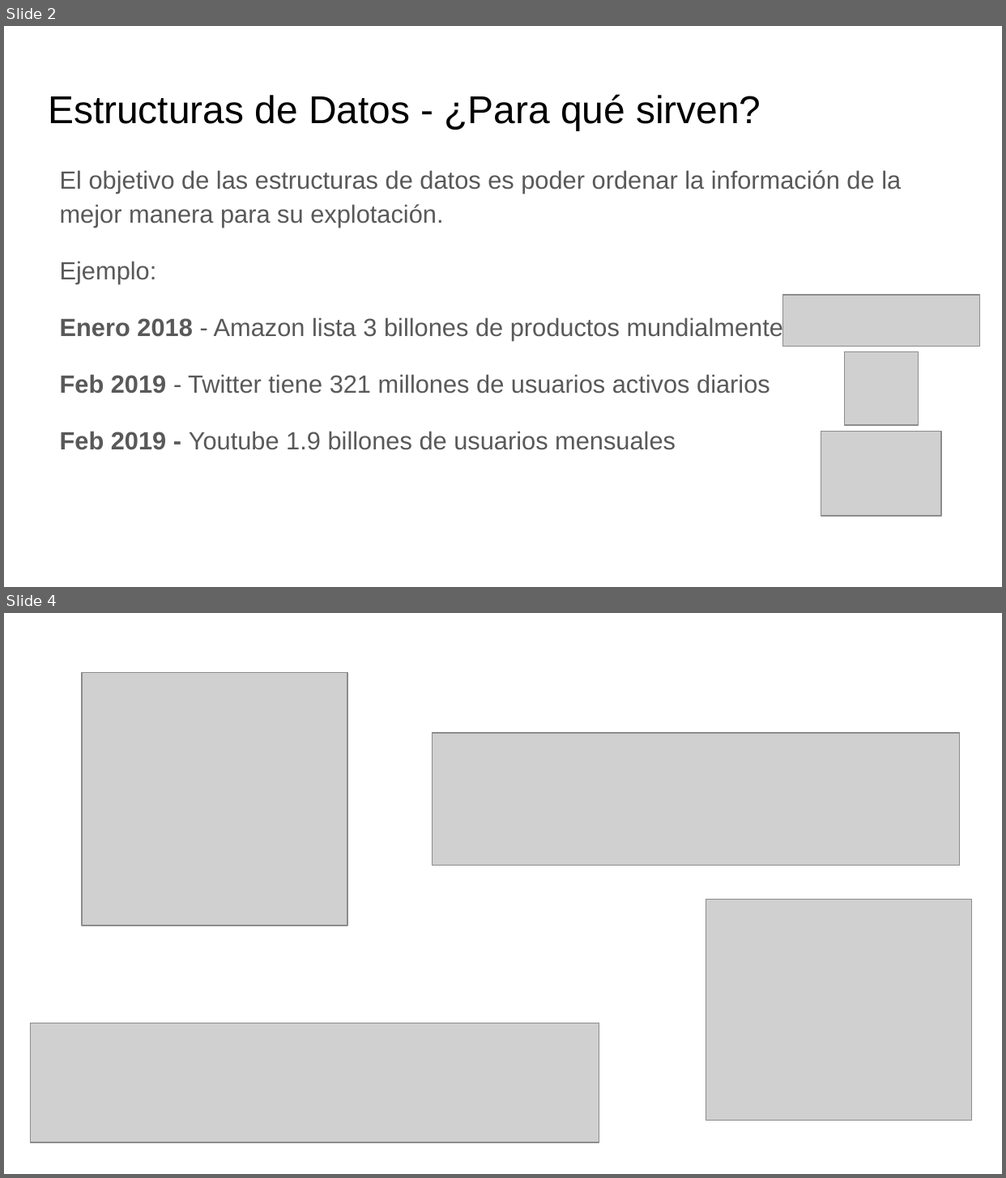
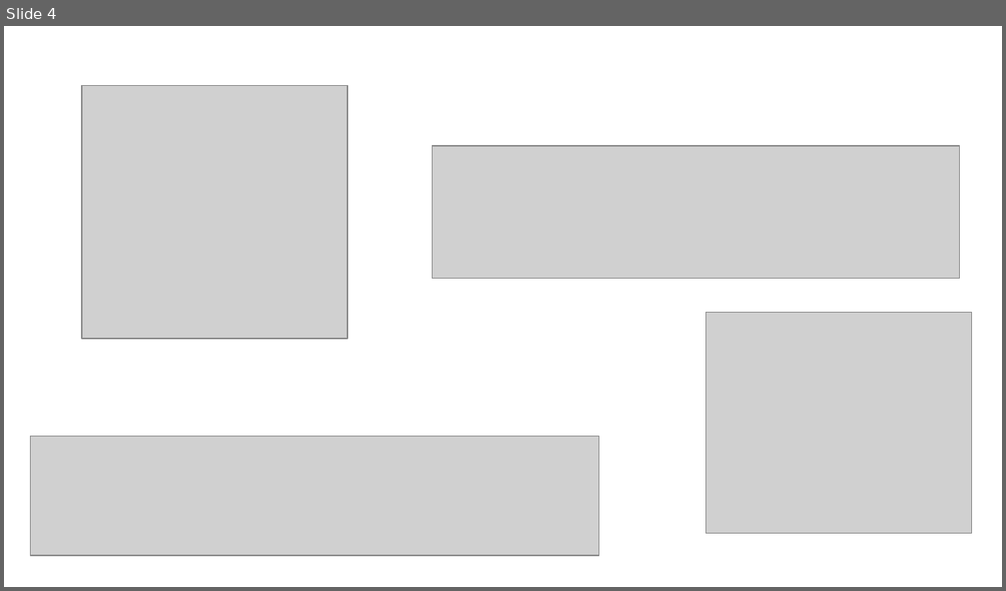
Before and after one commit to OMardil/INFO2, a slide deck: MOD11_Listas/01 Presentacion/INFO2_MOD11-Listas.pptx. Shown one above the other, each under a label of ours: slides 2 and 4 before the commit, slide 4 after it; the slides between them are not shown. The pictures are 1006x1178 and 1006x591 pixels, drawn with LibreOffice and Linux fonts; fonts in the diff are those of the drawing; grey boxes stand for pictures. Boxes give left, top, right and bottom in pixels: in the first picture for what was removed or moved away, otherwise in the second. Text is boxed around its words. In the diff, an @@ line names an element or a change of style, - is before the commit and + after.

```diff
--- a/MOD11_Listas/01 Presentacion/INFO2_MOD11-Listas.pptx
+++ b/MOD11_Listas/01 Presentacion/INFO2_MOD11-Listas.pptx
@@ slide 2 removed at bbox=[4, 26, 1002, 587], background #FFFFFF @@
@@ title removed at bbox=[48, 94, 761, 130] @@
-Estructuras de Datos - ¿Para qué sirven?
@@ text removed at bbox=[60, 170, 901, 450] @@
-El objetivo de las estructuras de datos es poder ordenar la información de la mejor manera para su explotación.
-Ejemplo:
-Enero 2018 - Amazon lista 3 billones de productos mundialmente
-Feb 2019 - Twitter tiene 321 millones de usuarios activos diarios
-Feb 2019 - Youtube 1.9 billones de usuarios mensuales
@@ picture removed at bbox=[783, 294, 980, 345] @@
@@ picture removed at bbox=[844, 352, 918, 426] @@
@@ picture removed at bbox=[821, 431, 941, 516] @@
```
Also in this commit, not shown: 5 slides changed, 5 slides added, 10 other slides removed, 14 other files.
